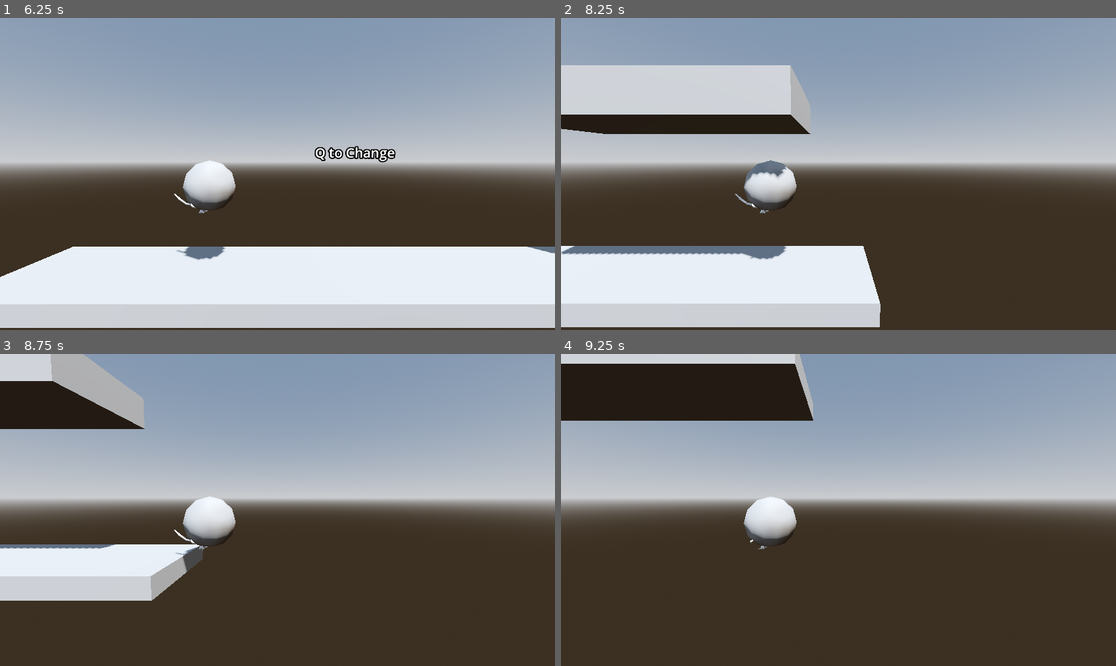
Above: before the commit, frames 1-4 (two rows, left to right).
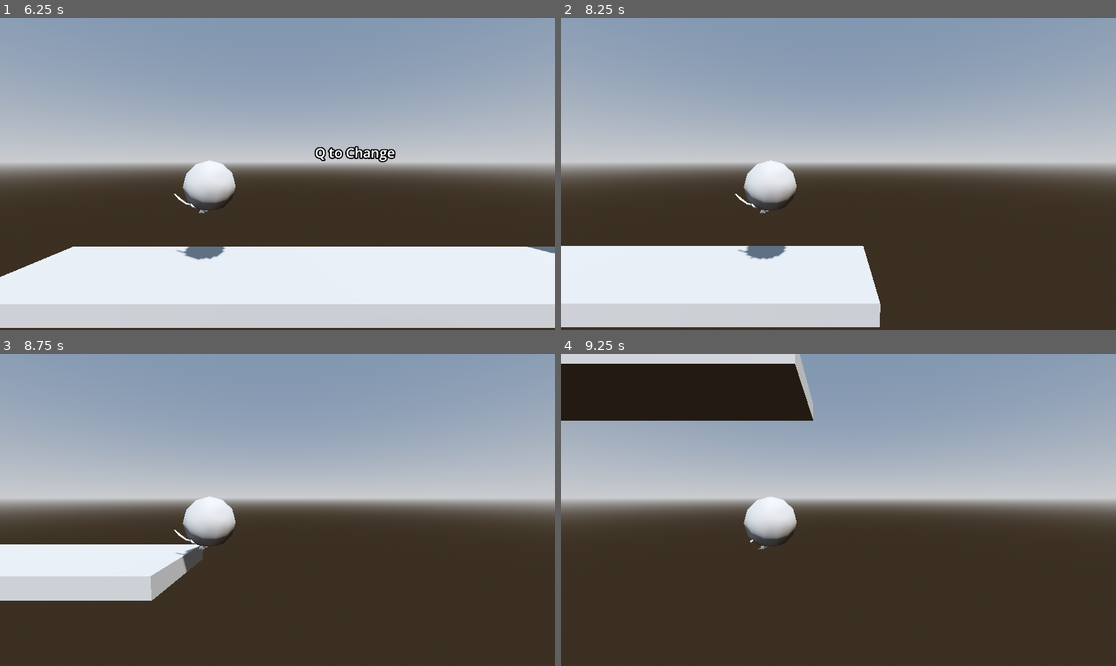
Above: after the commit, the same moments.

Repository: tomas-heredia/GGJ-2026
Game: Godot game, scene res://Scenes/UI/main_menue.tscn
Two runs of this game, one before a commit and one after it. Both use one fixed random seed, a clock stepped at 60 frames per second and the inputs below.
Inputs:
- Up to frame 1 (6.25 s): click "START" at 0.5 s; tap Enter at 1.25 s; hold Shift (sprint) 1.28-2.03 s; hold D (move_right) 1.28-2.78 s; tap E (interact) at 1.35, 3.8, 4.35 s; tap Space (jump) at 1.52, 1.82, 2.27, 2.57, 3.6, 3.77, 4.07, 4.52, 4.82, 5.27, 5.57 s; tap Shift (sprint) at 2.1, 5.1 s; tap Q (Phase, bound only after the commit) at 2.3, 2.85, 5.3, 5.85 s; hold Space (jump) 2.78-3.53 s; hold A (move_left) 2.78-5.03 s; hold Shift (sprint) 4.28-5.03 s; hold D (move_right) from 5.03 s (still down); hold Space (jump) from 5.78 s (still down)
- Up to frame 2 (8.25 s): keep holding D (move_right); release Space (jump) at 6.53 s; tap E (interact) at 6.6 s; tap Space (jump) at 6.77, 7.07, 7.52, 7.82 s; hold Shift (sprint) 7.28-8.03 s; tap Q (Phase, bound only after the commit) at 8.1 s
- Up to frame 3 (8.75 s): keep holding D (move_right); tap Space (jump) at 8.27, 8.57 s
- Up to frame 4 (9.25 s): release D (move_right) at 8.78 s; hold A (move_left) from 8.78 s (still down); hold Space (jump) from 8.78 s (still down)

Frame 1 is identical in both runs. In frame 2, 11% of the frame differs, in the area x 0-45%, y 15-76%; in frame 3, 5.7%; in frame 4, nothing differs.

Commit message:
Wall Jump Fix and Music / sfx working

Diff:
--- /dev/null
+++ b/global-gameam-2026/Scenes/audio_stream_player.tscn
@@ -0,0 +1,8 @@
+[gd_scene load_steps=2 format=3 uid="uid://npv1s7fv5pkw"]
+
+[ext_resource type="AudioStream" uid="uid://x47eavv8sppi" path="res://Art/music-sfx/GGJ Background music.mp3" id="1_px1li"]
+
+[node name="AudioStreamPlayer" type="AudioStreamPlayer"]
+stream = ExtResource("1_px1li")
+volume_db = -15.408
+autoplay = true
--- a/global-gameam-2026/Scenes/player.tscn
+++ b/global-gameam-2026/Scenes/player.tscn
@@ -1,7 +1,10 @@
-[gd_scene load_steps=4 format=3 uid="uid://rm3wg8bi4pdg"]
+[gd_scene load_steps=7 format=3 uid="uid://rm3wg8bi4pdg"]
 
 [ext_resource type="Script" uid="uid://ba3oq6o6k4ylk" path="res://Scripts/player.gd" id="1_4flbx"]
 [ext_resource type="PackedScene" uid="uid://v5spku7l78q8" path="res://Art/character/rat_large.fbx" id="2_cvnsp"]
+[ext_resource type="AudioStream" uid="uid://bgqn1smatytj3" path="res://Art/music-sfx/jump.mp3" id="3_6t5aa"]
+[ext_resource type="AudioStream" uid="uid://b2d4g5bufc2g" path="res://Art/music-sfx/running-14658.mp3" id="4_vgqql"]
+[ext_resource type="AudioStream" uid="uid://ctrw23f178yl6" path="res://Art/music-sfx/mouse-squeak-261126.mp3" id="5_fkybt"]
 
 [sub_resource type="SphereShape3D" id="SphereShape3D_6t5aa"]
 radius = 0.5207036
@@ -24,3 +27,14 @@
 
 [node name="rat_large" parent="MeshInstance3D" instance=ExtResource("2_cvnsp")]
 transform = Transform3D(2.9802322e-08, 0, 1, 0, 1, 0, -1, 0, 2.9802322e-08, 0, 0, 0)
+
+[node name="JumpSfx" type="AudioStreamPlayer3D" parent="."]
+stream = ExtResource("3_6t5aa")
+volume_db = -9.412
+
+[node name="RunningSfx" type="AudioStreamPlayer3D" parent="."]
+stream = ExtResource("4_vgqql")
+volume_db = 6.275
+
+[node name="InteractionSfx" type="AudioStreamPlayer3D" parent="."]
+stream = ExtResource("5_fkybt")
--- a/global-gameam-2026/Scripts/player.gd
+++ b/global-gameam-2026/Scripts/player.gd
@@ -23,6 +23,11 @@
 # Mask equip vars (Mask.gd sets nearby_mask on enter/exit)
 var nearby_mask: Node3D = null
 var equipped_mask: Node3D = null
+
+@onready var jump_sfx: AudioStreamPlayer3D = $JumpSfx
+@onready var interaction_sfx: AudioStreamPlayer3D = $InteractionSfx
+@onready var running_sfx: AudioStreamPlayer3D = $RunningSfx
+var _sprint_sfx_playing := false
 
 func _ready() -> void:
 	Global.last_checkpoint_position = global_position
@@ -56,13 +61,15 @@
 		if jumps_used < max_jumps:
 			velocity.y = jump_velocity
 			jumps_used += 1
+			jump_sfx.play()
 
 	# Wall Jump (only when wall-slide power is enabled)
-	if mask_wall_bounce and is_on_wall() and Input.is_action_just_pressed("jump") and wall_jump_true:
+	if mask_wall_bounce and is_on_wall() and Input.is_action_pressed("jump") and wall_jump_true:
 		velocity.y = jump_velocity
 		# Push away from wall using the wall normal
 		velocity.x = get_wall_normal().x * wall_jump_pushback
 		wall_jump_true = false
+		jump_sfx.play()
 
 	if not is_on_wall():
 		wall_jump_true = true
@@ -88,6 +95,15 @@
 	velocity.z = 0.0
 	move_and_slide()
 
+	# --- Sprint SFX loop ---
+	var is_sprinting = Input.is_action_pressed("sprint") and abs(current_speed) > 0.001
+	if is_sprinting and not _sprint_sfx_playing:
+		running_sfx.play()
+		_sprint_sfx_playing = true
+	elif not is_sprinting and _sprint_sfx_playing or not is_on_floor():
+		running_sfx.stop()
+		_sprint_sfx_playing = false
+
 	if Input.is_action_just_pressed("Phase") and mask_phase:
 
 		Signals.Change.emit()
@@ -97,6 +113,7 @@
 func _process(_delta: float) -> void:
 	if nearby_mask and Input.is_action_just_pressed("interact"):
 		equip_mask(nearby_mask)
+		interaction_sfx.play()
 
 
 # --- Mask power handling ---
--- a/global-gameam-2026/project.godot
+++ b/global-gameam-2026/project.godot
@@ -19,6 +19,7 @@
 
 Global="*res://Scripts/Global.gd"
 Signals="*res://Scripts/Signals.gd"
+BackgroundMusic="*res://Scenes/audio_stream_player.tscn"
 
 [file_customization]
 
@@ -68,12 +69,17 @@
 "events": [Object(InputEventKey,"resource_local_to_scene":false,"resource_name":"","device":-1,"window_id":0,"alt_press …(192 unchanged characters)…
 ]
 }
-
-[physics]
-
 Phase={
 "deadzone": 0.2,
 "events": [Object(InputEventKey,"resource_local_to_scene":false,"resource_name":"","device":-1,"window_id":0,"alt_press …(192 unchanged characters)…
 ]
 }
+
+[physics]
+
 3d/physics_engine="Jolt Physics"
+Phase={
+"deadzone": 0.2,
+"events": [Object(InputEventKey,"resource_local_to_scene":false,"resource_name":"","device":-1,"window_id":0,"alt_pressed":false,"shift_pressed":false,"ctrl_pressed":false,"meta_pressed":false,"pressed":false,"keycode":0,"physical_keycode":81,"key_label":0,"unicode":113,"location":0,"echo":false,"script":null)
+]
+}
Not shown, changed: global-gameam-2026/Art/music-sfx/GGJ Background music.mp3.import
Not shown, changed: global-gameam-2026/Art/music-sfx/running-14658.mp3.import
Not shown: 1 places in global-gameam-2026/Scenes/Level/level_1.tscn that only renumber resources
